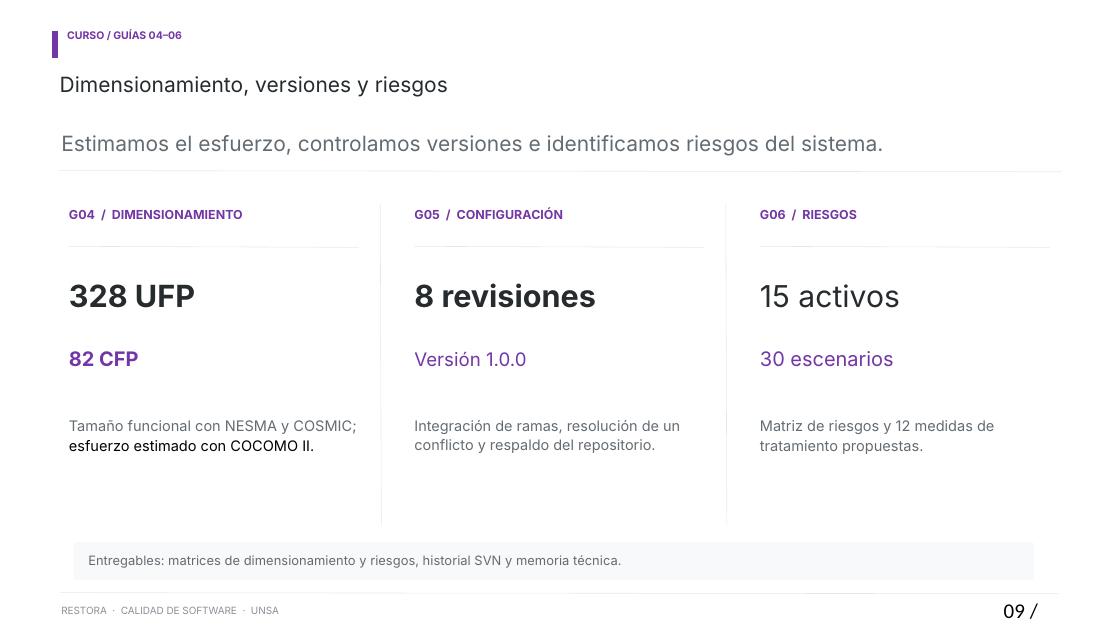
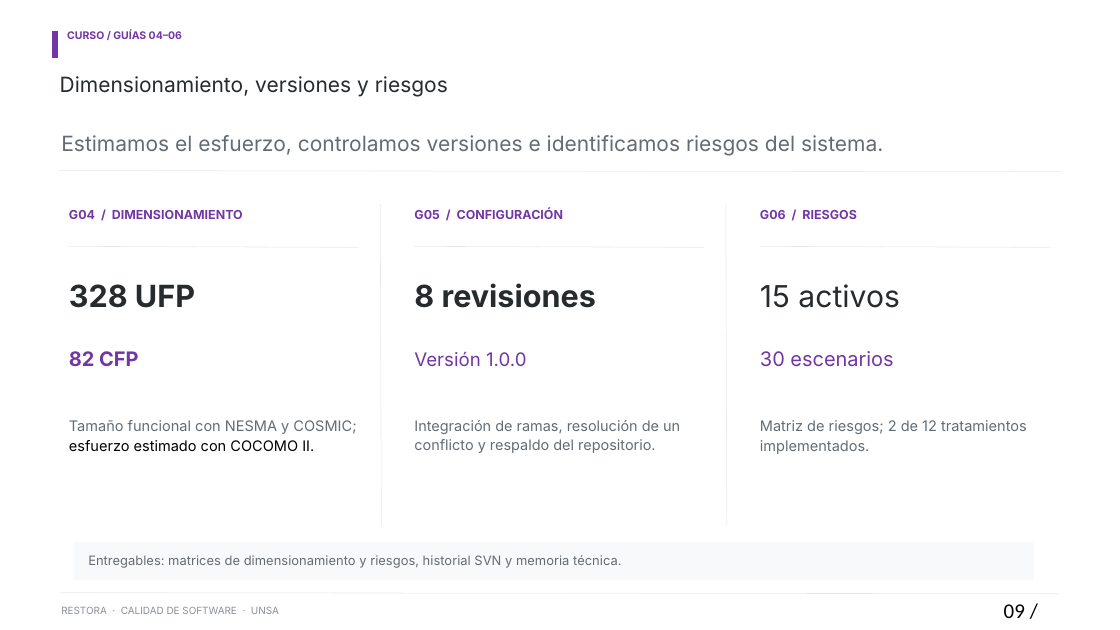
Before and after one commit to AnthoLogy63/restora_system_CalidadDeSoftware, a slide deck: slide 9 of 03_ENTREGA_FINAL/RESTORA_PRESENTACIÓN_FINAL_PROYECTO.pptx. Drawn at 1120x630 pixels with LibreOffice and Linux fonts; fonts in the diff are those of the drawing. Boxes give left, top, right and bottom in pixels: in the first picture for what was removed or moved away, otherwise in the second. Text is boxed around its words. In the diff, an @@ line names an element or a change of style, - is before the commit and + after.

```diff
--- a/03_ENTREGA_FINAL/RESTORA_PRESENTACIÓN_FINAL_PROYECTO.pptx
+++ b/03_ENTREGA_FINAL/RESTORA_PRESENTACIÓN_FINAL_PROYECTO.pptx
@@ text at (760,420,1027,454): text changed @@
-Matriz de riesgos y 12 medidas de tratamiento propuestas.
+Matriz de riesgos; 2 de 12 tratamientos implementados.
```
Also in this commit, not shown: 3 other slides changed, 18 other files.
